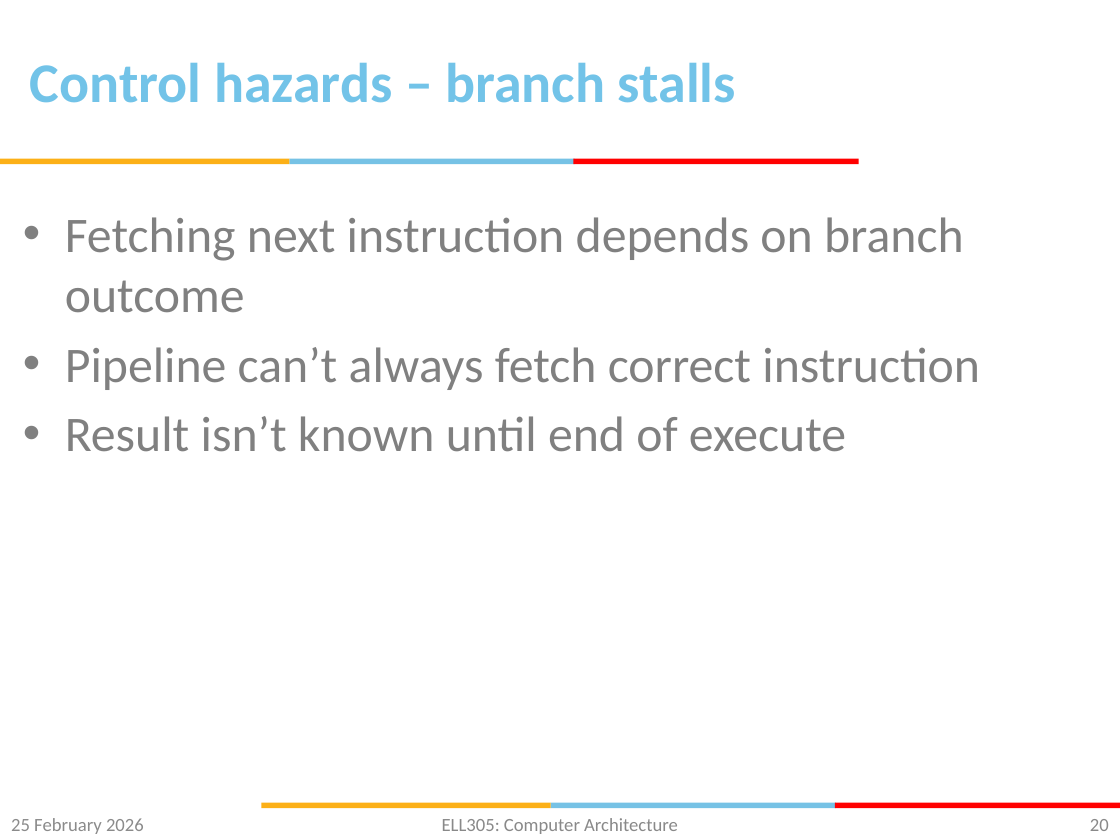
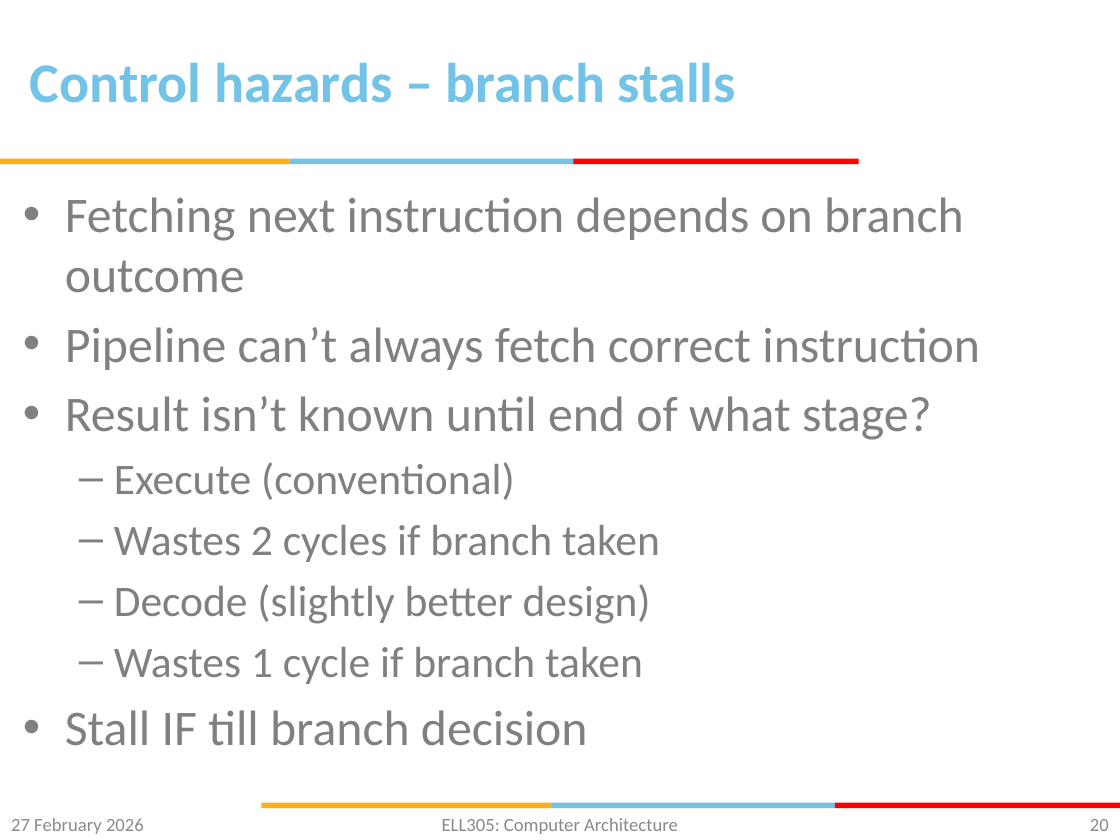
Before and after one commit to gsaurabhr-teaching/csf342-material, a slide deck: slide 20 of Lec-15-19-pipelined-cpu.pptx. Drawn at 1120x840 pixels with LibreOffice and Linux fonts; fonts in the diff are those of the drawing; background and template pictures are left out. Boxes give left, top, right and bottom in pixels: in the first picture for what was removed or moved away, otherwise in the second. Text is boxed around its words. In the diff, an @@ line names an element or a change of style, - is before the commit and + after.

Commit message:
control hazards

```diff
--- a/Lec-15-19-pipelined-cpu.pptx
+++ b/Lec-15-19-pipelined-cpu.pptx
@@ text "Fetching next instruction depends on ...": place and size @@
-text "Fetching next instruction depends on ..." at (65,217,980,452)
+text "Fetching next instruction depends on ..." at (65,197,980,746)
@@ text at (65,396,932,746): text changed; size 32 to 28 pt @@
-• Result isn’t known until end of execute
+• Result isn’t known until end of what stage?
+  – Execute (conventional)
+  – Wastes 2 cycles if branch taken
+  – Decode (slightly better design)
+  – Wastes 1 cycle if branch taken
+• Stall IF till branch decision
@@ text at (11,818,144,834): text changed @@
-25 February 2026
+27 February 2026
```
Also in this commit, not shown: 20 other slides changed, 1 slide added.
